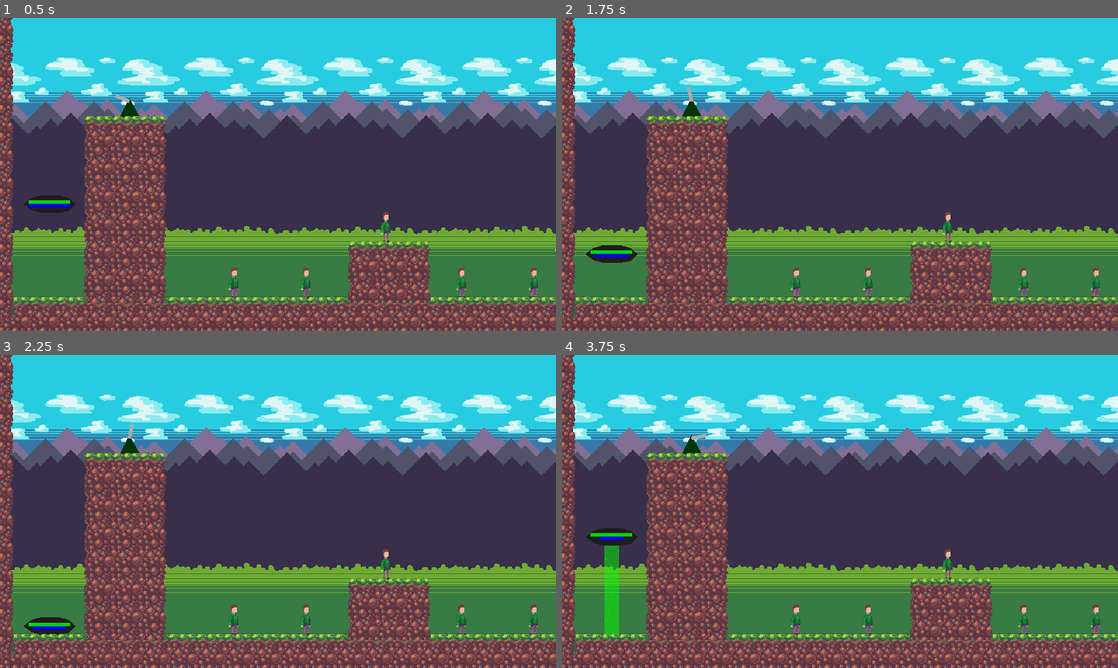
Above: before the commit, frames 1-4 (two rows, left to right).
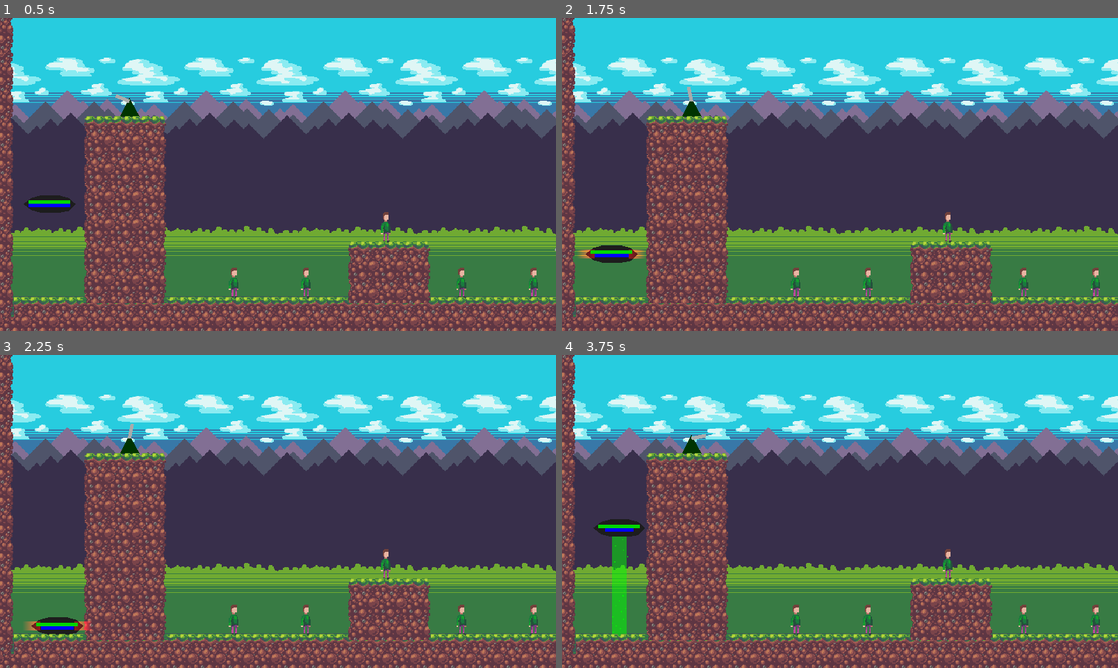
Above: after the commit, the same moments.

Repository: spilth/ufo-game
Game: Godot game, scene res://level1.tscn
Two runs of this game, one before a commit and one after it. Both use one fixed random seed, a clock stepped at 60 frames per second and the inputs below.
Inputs:
- Up to frame 1 (0.5 s): no input
- Up to frame 2 (1.75 s): tap Enter at 0.5 s; hold D (right) 0.53-1.28 s; hold Space (beam) 0.53-1.28 s; hold S (down) from 1.28 s (still down); tap Space (beam) at 1.35 s
- Up to frame 3 (2.25 s): release S (down) at 2.03 s; hold D (right) from 2.03 s (still down); hold Space (beam) from 2.03 s (still down)
- Up to frame 4 (3.75 s): release D (right) at 2.78 s; release Space (beam) at 2.78 s; hold W (up) 2.78-3.53 s; tap Space (beam) at 2.85 s; hold A (left) from 3.53 s (still down); hold Space (beam) from 3.53 s (still down)

Frame 1 is identical in both runs. In frame 2, 0.2% of the frame differs, in the area x 2-15%, y 74-77%; in frame 3, 0.3%; in frame 4, 1.4%, in the area x 4-15%, y 52-90%.

Commit message:
Rays and lights to let you know if you're too close/far from the ground

Diff:
--- a/character_body_2d.gd
+++ b/character_body_2d.gd
@@ -19,6 +19,10 @@
 @onready var energy_line: Line2D = $EnergyLine
 @onready var life_line: Line2D = $LifeLine
 @onready var chomp_sound: AudioStreamPlayer2D = $Chomper/ChompSound
+@onready var too_close = $TooClose
+@onready var close_enough = $CloseEnough
+@onready var left_light = $LeftLight
+@onready var right_light = $RightLight
 
 @export var mothership: Mothership
 
@@ -34,26 +38,34 @@
 	var beaming = false
 	var moving = false
 
-	if Input.is_action_just_pressed("beam"):
-		beam_sound.play()
+	if not too_close.is_colliding() && close_enough.is_colliding():
+		left_light.visible = false
+		right_light.visible = false
 
-	if Input.is_action_just_released("beam"):
-		beam_sound.stop()
+		if Input.is_action_just_pressed("beam"):
+			beam_sound.play()
 
-	if Input.is_action_pressed("beam") && energy > 0:
-		beaming = true
-		beam.visible = true
-		beam_collider.disabled = false
-		chomper_collider.disabled = false
-		energy -= ENERGY_DRAIN_RATE * delta
+		if Input.is_action_just_released("beam"):
+			beam_sound.stop()
 
-		velocity.x = move_toward(velocity.x, 0, SPEED)
-		velocity.y = move_toward(velocity.y, 0, SPEED)
+		if Input.is_action_pressed("beam") && energy > 0:
+			beaming = true
+			beam.visible = true
+			beam_collider.disabled = false
+			chomper_collider.disabled = false
+			energy -= ENERGY_DRAIN_RATE * delta
+
+			velocity.x = move_toward(velocity.x, 0, SPEED)
+			velocity.y = move_toward(velocity.y, 0, SPEED)
+		else:
+			beam.visible = false
+			beam_collider.disabled = true
+			chomper_collider.disabled = true
 	else:
-		beam.visible = false
-		beam_collider.disabled = true
-		chomper_collider.disabled = true
+		left_light.visible = true
+		right_light.visible = true
 
+	if not beaming:
 		var direction = Input.get_axis("left", "right")
 		if direction:
 			moving = true
--- a/ufo.tscn
+++ b/ufo.tscn
@@ -7,7 +7,7 @@
 [sub_resource type="CapsuleShape2D" id="CapsuleShape2D_dt1yd"]
 
 [sub_resource type="RectangleShape2D" id="RectangleShape2D_x615e"]
-size = Vector2(16, 140)
+size = Vector2(16, 122)
 
 [sub_resource type="Animation" id="Animation_we22m"]
 resource_name = "beam"
@@ -46,6 +46,21 @@
 [sub_resource type="RectangleShape2D" id="RectangleShape2D_lkp3q"]
 size = Vector2(16, 5)
 
+[sub_resource type="Gradient" id="Gradient_tvxf7"]
+
+[sub_resource type="GradientTexture2D" id="GradientTexture2D_srkvw"]
+gradient = SubResource("Gradient_tvxf7")
+width = 32
+height = 32
+
+[sub_resource type="Gradient" id="Gradient_ewfwj"]
+colors = PackedColorArray(1, 1, 1, 1, 0, 0, 0, 1)
+
+[sub_resource type="GradientTexture2D" id="GradientTexture2D_715dy"]
+gradient = SubResource("Gradient_ewfwj")
+width = 32
+height = 32
+
 [node name="CharacterBody2D" type="CharacterBody2D"]
 collision_layer = 3
 script = ExtResource("1_eqyss")
@@ -66,11 +81,11 @@
 gravity = 1000.0
 
 [node name="CollisionShape2D" type="CollisionShape2D" parent="Beam"]
-position = Vector2(0, 85)
+position = Vector2(0, 76)
 shape = SubResource("RectangleShape2D_x615e")
 
 [node name="Line2D" type="Line2D" parent="Beam"]
-points = PackedVector2Array(0, 10, 0, 155)
+points = PackedVector2Array(0, 10, 0, 137)
 width = 18.419
 default_color = Color(0, 1, 0, 0.498039)
 
@@ -84,9 +99,9 @@
 autoplay = "beam"
 
 [node name="CPUParticles2D" type="CPUParticles2D" parent="Beam"]
-position = Vector2(0, 154)
+position = Vector2(0, 137)
 amount = 32
-lifetime = 0.54
+lifetime = 0.51
 preprocess = 1.0
 speed_scale = 0.5
 local_coords = true
@@ -100,6 +115,15 @@
 angle_max = 90.0
 color = Color(0, 1, 0, 1)
 
+[node name="Chomper" type="Area2D" parent="."]
+
+[node name="CollisionShape2D" type="CollisionShape2D" parent="Chomper"]
+position = Vector2(0, 12.5)
+shape = SubResource("RectangleShape2D_lkp3q")
+
+[node name="ChompSound" type="AudioStreamPlayer2D" parent="Chomper"]
+stream = ExtResource("3_ffrlm")
+
 [node name="LifeLine" type="Line2D" parent="."]
 position = Vector2(0, 2)
 points = PackedVector2Array(0, -2, 0, -6)
@@ -112,13 +136,26 @@
 width = 48.0
 default_color = Color(0, 0, 1, 1)
 
-[node name="Chomper" type="Area2D" parent="."]
+[node name="TooClose" type="RayCast2D" parent="."]
+position = Vector2(-11, 10)
+target_position = Vector2(2.08165e-12, 48)
 
-[node name="CollisionShape2D" type="CollisionShape2D" parent="Chomper"]
-position = Vector2(0, 12.5)
-shape = SubResource("RectangleShape2D_lkp3q")
+[node name="CloseEnough" type="RayCast2D" parent="."]
+position = Vector2(11, 10)
+target_position = Vector2(2.08165e-12, 128)
 
-[node name="ChompSound" type="AudioStreamPlayer2D" parent="Chomper"]
-stream = ExtResource("3_ffrlm")
+[node name="LeftLight" type="PointLight2D" parent="."]
+position = Vector2(-30, -0.160155)
+scale = Vector2(0.65625, 0.320311)
+color = Color(1, 0, 0, 1)
+energy = 4.0
+texture = SubResource("GradientTexture2D_srkvw")
+
+[node name="RightLight" type="PointLight2D" parent="."]
+position = Vector2(30, 0)
+scale = Vector2(0.65625, 0.320311)
+color = Color(1, 0, 0, 1)
+energy = 4.0
+texture = SubResource("GradientTexture2D_715dy")
 
 [connection signal="body_entered" from="Chomper" to="." method="_on_chomper_body_entered"]
Not shown: 1 places in ufo.tscn that only renumber resources
